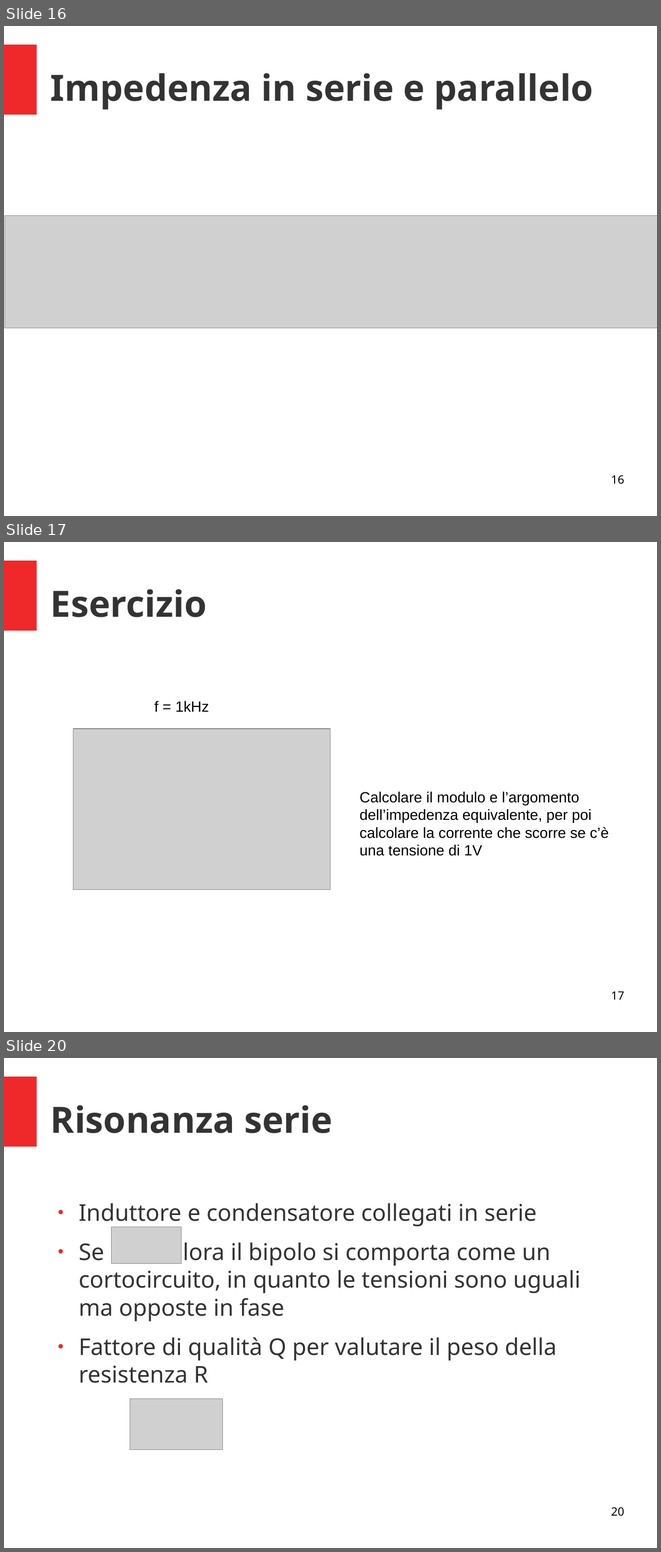
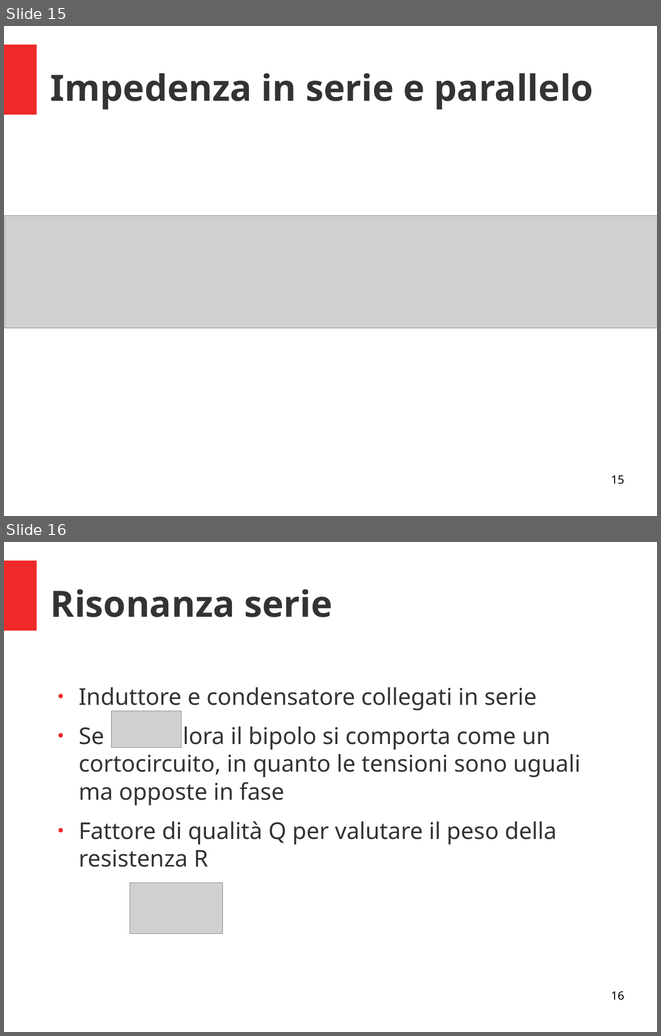
Before and after one commit to fuserale/Baronio, a slide deck: Anno 2019_2020/4A TL/2. La corrente alternata/2. La corrente alternata.odp. Shown one above the other, each under a label of ours: slides 16, 17 and 20 before the commit, slides 15 and 16 after it; the slides between them are not shown. The pictures are 661x1552 and 661x1036 pixels, drawn with LibreOffice and Linux fonts; fonts in the diff are those of the drawing; grey boxes stand for pictures. Boxes give left, top, right and bottom in pixels: in the first picture for what was removed or moved away, otherwise in the second. Text is boxed around its words. In the diff, an @@ line names an element or a change of style, - is before the commit and + after.

```diff
--- a/Anno 2019_2020/4A TL/2. La corrente alternata/2. La corrente alternata.odp
+++ b/Anno 2019_2020/4A TL/2. La corrente alternata/2. La corrente alternata.odp
@@ slide 17 removed at <box>4,542,657,1032</box>, background #FFFFFF; not listed: 1 template element that a slide beside it also shows @@
@@ title removed at <box>51,589,207,617</box> @@
-Esercizio
@@ text removed at <box>155,700,209,712</box> @@
-f = 1kHz
@@ picture removed at <box>73,729,330,890</box> @@
@@ text removed at <box>360,791,609,856</box> @@
-Calcolare il modulo e l’argomento dell’impedenza equivalente, per poi calcolare la corrente che scorre se c’è una tensione di 1V
@@ page number removed at <box>611,991,624,999</box> @@
-17
@@ what was slide 16 is now slide 15 @@
@@ page number at <box>611,475,624,484</box>: text changed @@
-16
+15
@@ what was slide 20 is now slide 16 @@
@@ page number at <box>611,991,624,1000</box>: text changed @@
-20
+16
```
Also in this commit, not shown: 17 slides added, 6 other slides removed, 14 other files.
